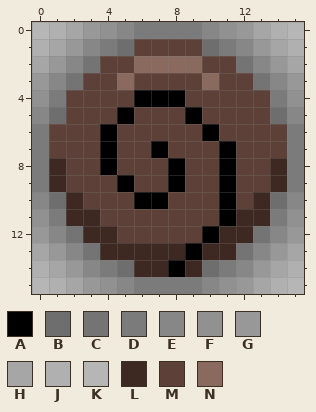
One commit to this pixel-art file: Assets/Art/Item Icons/Collectable/Ase_Icon_Collectable_SnailShell.aseprite. This is how it looked before the edit.
16x16 pixels, 1 frame. Colours within 5 levels of each other are drawn and written as one.
Palette (. is transparent): A #000000  B #6e6e6e  C #747474  D #7b7b7b  E #878787  F #919191  G #989898  H #a6a6a6  J #b0b0b0  K #b6b6b6  L #3d2822  M #5d4037  N #8a6a5e
After:
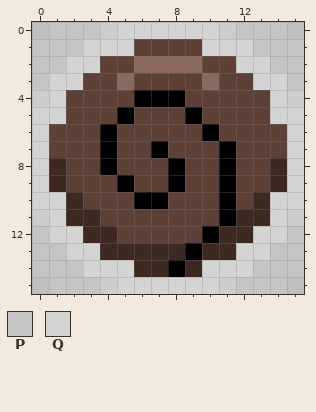
Colours new in this view: P #c5c5c5  Q #d4d4d4
Change:
Colour F changes from #919191 to #cdcdcd.
Colour K changes from #b6b6b6 to #bfbfbf.
Layer "Shadow":
The author changed colour G to colour P in row 0 at x 3 and 12; in row 1 at x 2 and 13; in row 2 at x 1 and 14; in row 3 at x 0 and 15; in row 12 at x 0 and 15; in row 13 at x 1 and 14.
The author changed colour G to colour P in row 14 at x 2 and 13; in row 15 at x 3 and 12.
The author changed colour H to colour P in row 0 at x 2 and 13; in row 1 at x 1 and 14; in row 2 at x 0 and 15; in row 13 at x 0 and 15; in row 14 at x 1 and 14; in row 15 at x 2 and 13.
The author changed colour J to colour P in row 0 at x 1 and 14; in row 1 at x 0 and 15; in row 14 at x 0 and 15; in row 15 at x 1 and 14.
The author changed colour B to colour Q in row 1 at x 5 and 10; in row 5 at x 1 and 14; in row 10 at x 1 and 14; in row 14 at x 5 and 10.
The author changed colour C to colour Q in row 2 at x 3 and 12; in row 3 at x 2 and 13; in row 12 at x 2 and 13; in row 13 at x 3 and 12.
The author changed colour D to colour Q in row 0 at x 6 to 9; in row 1 at x 4 and 11; in row 4 at x 1 and 14; in rows 6 to 9 at x 0 and 15; in row 11 at x 1 and 14; in row 14 at x 4 and 11.
The author changed colour D to colour Q in row 15 at x 6 to 9.
The author changed colour E to colour Q in row 0 at x 5 and 10; in row 1 at x 3 and 12; in row 2 at x 2 and 13; in row 3 at x 1 and 14; in row 5 at x 0 and 15; in row 10 at x 0 and 15.
The author changed colour E to colour Q in row 12 at x 1 and 14; in row 13 at x 2 and 13; in row 14 at x 3 and 12; in row 15 at x 5 and 10.
Boxes around the changes in both pictures, in picture pixels (x1, y1, x2, y2):
changed: (32, 22, 304, 294)
